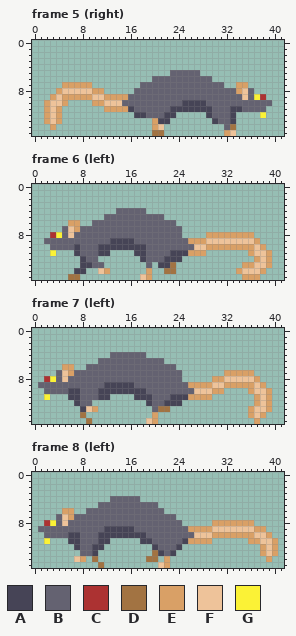
One commit to this pixel-art file: assets/sprites/rat.ase. The first picture shows the starting point.
42x16 pixels, 10 frames. Shown: frame 5 (right), frame 6 (left), frame 7 (left), frame 8 (left). The commit also changed other frames, which this record leaves out.
Palette (. is transparent): A #464456  B #646271  C #ac3232  D #a27342  E #d9a066  F #eec39a  G #fbf236
The result:
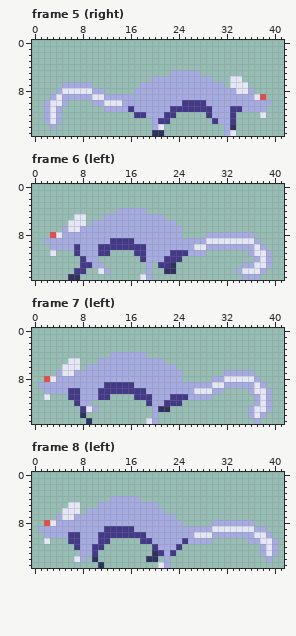
Diff:
colour A: #464456 -> #433988
colour B: #646271 -> #a6abe1
colour C: #ac3232 -> #e94a4a
colour D: #a27342 -> #30315f
colour F: #eec39a -> #e5e7f7
Changed rows in their new state; - is a pixel that keeps its letter.
Frame 5 (right), layer "Layer 1":
first column x 2:
 6 -------------------------------FF----
 7 ---BBBBB-----------------------FFF---
 8 --B-----BB----------------------F----
 9 -B-BBBBB--BBBB-------------------B-F-
10 B--B----BB---------------------------
11 B-B-------BBBB-----------------------
12 B-B---------------------------------F
13 B-B---------------B------------------
14 -B----------------B------------------
15 ------------------------------B------
Frame 6 (left), layer "Layer 1":
first column x 3:
 5 ----FF-------------------------------
 6 ---FFF-------------------------------
 7 ----F--------------------------------
 8 -F-B----------------------BBBBBBBB---
 9 -----------------------BBB--------B--
10 --------------------------BBBBBBBB-B-
11 F----------------------BBB-------B--B
12 ----------------------------------B-B
13 --------------------------------BB--B
14 ---------B------B--------------B---B-
15 ----------------B---------------BBB--
Frame 7 (left), layer "Layer 1":
first column x 2:
 5 ----FF--------------------------------
 6 ---FFF--------------------------------
 7 ----F-------------------------BBBBB---
 8 -F-B------------------------BB-----B--
 9 ------------------------BBBB--BBBBB-B-
10 ----------------------------BB----B--B
11 F-----------------------BBBB-------B-B
12 -----------------------------------B-B
13 --------B-------------------------B--B
14 ------------------B---------------B-B-
15 ------------------B----------------B--
Frame 8 (left), layer "Layer 1":
first column x 2:
 5 ----FF---------------------------------
 6 ---FFF---------------------------------
 7 ----F----------------------------------
 8 -F-B------------------------BBBBBBB----
 9 ------------------------BBBB-------BB--
10 ----------------------------BBBBBBB--B-
11 F-----------------------BBBB------BB--B
12 ------------------------------------B-B
13 ------------------------------------B-B
14 ------B-------------B----------------B-
15 --------------------B------------------
